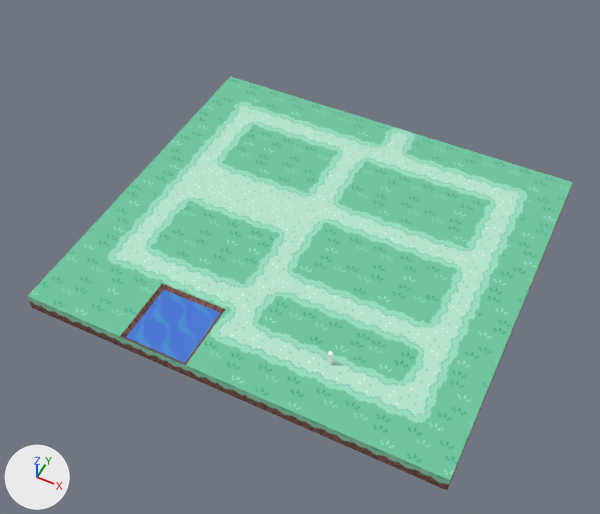
What one commit did to the glTF model public/models/palletTown.glb.
Before and after are seen from a camera (50 mm lens) standing at (18.8, -47.5, 69.7) and looking at (-8.6, 7.3, 1.1). The axes (+X, +Y, +Z) are drawn at lower left. The lights are the same throughout. Where no turn or scale is listed for an object, it has been applied to the vertices.

Script lines for the objects in view, before the commit:
```python
me_mesh_2 = bpy.data.meshes.new('Mesh_2')
me_mesh_2.from_pydata(...)  # 28 vertices, 52 faces; spans x -24.0..24.0, y -22.0..22.0, z 0.0..2.0
me_mesh_2.materials.append(mat_material_2)
ob_ground = bpy.data.objects.new('ground', me_mesh_2)
ob_ground.location = (-8.8, 12.0, -2.0)
```
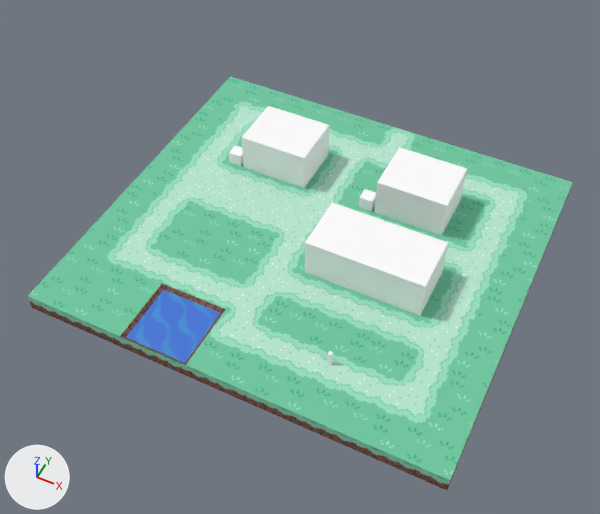
What differs and where, as boxes [x1, y1, x2, y2] in the pictures (600 x 514 px):
'mesh', added: after [305, 203, 448, 316]
'mesh.003', added: after [374, 147, 467, 236]
'mesh.001', added: after [242, 106, 329, 188]
'mesh.002', added: after [359, 189, 376, 211]
'mesh.004', added: after [229, 145, 243, 166]

The edits, one by one:
Material 'Material_3' (mat_material_3) is new.
Its base color is (1.0, 1.0, 1.0) (white #ffffff).
Its roughness is 1.0.
Mesh me_mesh_7 is new.
It is a box spanning x 4.4..6.0, y -0.4..1.2, z 0.0..1.6.
It uses material mat_material_3 (white #ffffff).
Mesh me_mesh_6 is new.
It is a box spanning x -2.4..6.0, y -0.4..6.4, z 0.0..4.8.
It uses material mat_material_3 (white #ffffff).
Mesh me_mesh_3 is new.
It is a box spanning x -7.6..6.0, y -0.4..6.4, z 0.0..4.8.
It uses material mat_material_3 (white #ffffff).
Object 'mesh.004' (ob_mesh_004) is new; it shows me_mesh_7.
Its location is (-28.4, 18.8, 0.0).
Object 'mesh.003' (ob_mesh_003) is new; it shows me_mesh_6.
Its location is (-2.0, 18.8, 0.0).
Object 'mesh.002' (ob_mesh_002) is new; it shows a copy of me_mesh_7.
Its location is (-10.8, 18.8, 0.0).
Object 'mesh.001' (ob_mesh_001) is new; it shows a copy of me_mesh_6.
Its location is (-19.6, 18.8, 0.0).
Object 'mesh' (ob_mesh) is new; it shows me_mesh_3.
Its location is (0.0, 6.8, 0.0).
